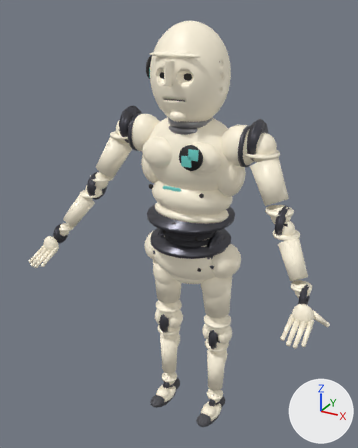
A saved change to the FBX model Assets/Art/Characters/HiPoly/Dummy_Mannequin_Tan_Hier_Hi.fbx.
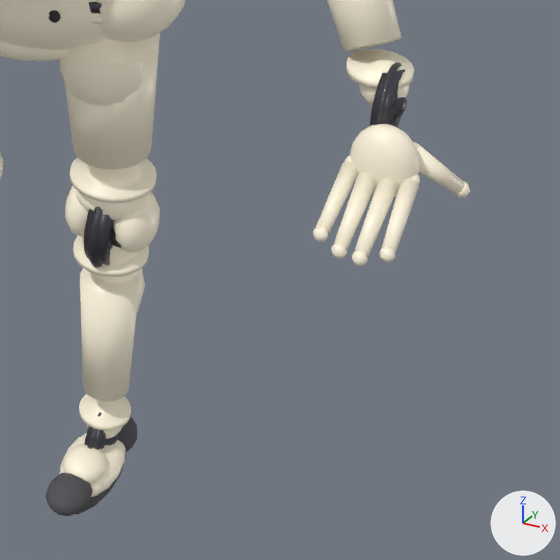
The first picture shows the older version from a 50 mm lens placed at (0.946, -1.821, 1.98), pointed at (-0.019, -0.066, 1.102). The close-ups show the older and then the newer version on the part from 51% to 100% of the width and 59% to 98% of the height of that picture. Only the edits that show in the close-ups are written down. Every picture has the same lights, and +X, +Y and +Z are marked at lower right. Vertices at exactly the same position are counted once.

Names of what the first close-up shows: 'Mesh_Foot_L', 'Mesh_Hand_L', 'Mesh_Hips', 'Mesh_LowerArm_L', 'Mesh_LowerLeg_L', 'Mesh_UpperLeg_L' and 1 more.
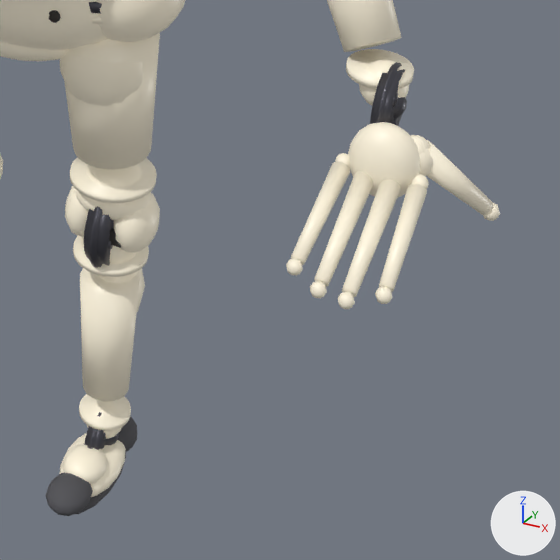
Where the change shows, as pixel boxes [x1, y1, x2, y2] in the close-ups (560 x 560 px; the box of a moved part takes in the faces that stretch with it):
'Mesh_Hand_L', reshaped (36% wider, 21% taller)
    before: [313, 62, 470, 266]
    after: [286, 62, 500, 309]
part 1 of me_sphere_026, added (pale yellow)
    after: [348, 122, 420, 198]
part 2 of me_sphere_026, moved or reshaped
    before: [313, 226, 328, 242]
    after: [286, 258, 303, 276]
part 3 of me_sphere_026, moved or reshaped
    before: [331, 242, 347, 259]
    after: [310, 281, 327, 298]
part 4 of me_sphere_026, moved or reshaped
    before: [352, 250, 368, 266]
    after: [338, 292, 355, 309]
part 5 of me_sphere_026, moved or reshaped
    before: [380, 246, 395, 262]
    after: [375, 286, 393, 304]
part 6 of me_sphere_026, added
    after: [419, 148, 433, 177]
part 7 of me_sphere_026, added
    after: [410, 135, 430, 155]
part 8 of me_sphere_026, moved or reshaped
    before: [455, 181, 470, 198]
    after: [483, 203, 500, 221]
part 9 of me_sphere_026, added (pale yellow)
    after: [291, 162, 350, 265]
part 10 of me_sphere_026, added (pale yellow)
    after: [314, 171, 373, 287]
part 11 of me_sphere_026, added (pale yellow)
    after: [342, 179, 400, 297]
part 12 of me_sphere_026, added (pale yellow)
    after: [379, 183, 427, 292]
part 13 of me_sphere_026, added (pale yellow)
    after: [427, 140, 493, 215]
part 14 of me_sphere_026, deleted (pale yellow)
    before: [417, 143, 464, 194]
part 15 of me_sphere_026, moved or reshaped
    before: [316, 124, 420, 257]
    after: [335, 153, 429, 189]

The edits, one by one:
me_sphere_026 is used by ob_mesh_hand_l; location (0.59, -0.201, 0.985).
me_sphere_026 had 1920 vertices, 1948 faces and spanned x -0.032..0.107, y -0.187..0.048, z -0.103..0.048.
me_sphere_026 now has 1962 vertices, 1998 faces and spans x -0.045..0.141, y -0.245..0.048, z -0.123..0.048.
me_sphere_026 part 1: a new loose piece, a UV sphere (18 segments, 10 rings, poles along z) spanning x -0.026..0.056, y -0.088..-0.028, z -0.09..0.006, in mat_base (pale yellow #fdf3dd).
me_sphere_026 part 2: the loose piece of 26 vertices spanning x -0.032..-0.014, y -0.171..-0.153, z -0.099..-0.081 is moved by (-0.012, -0.05, -0.016).
me_sphere_026 part 3: the loose piece of 26 vertices spanning x -0.006..0.012, y -0.185..-0.167, z -0.103..-0.085 is moved by (-0.004, -0.056, -0.016).
me_sphere_026 part 4: the loose piece of 26 vertices spanning x 0.018..0.036, y -0.187..-0.169, z -0.103..-0.085 is moved by (0.004, -0.057, -0.016).
me_sphere_026 part 5: the loose piece of 26 vertices spanning x 0.044..0.062, y -0.171..-0.153, z -0.099..-0.081 is moved by (0.012, -0.05, -0.016).
me_sphere_026 part 6: a new loose piece, a UV sphere (10 segments, 5 rings, poles along z) spanning x 0.027..0.067, y -0.061..-0.027, z -0.062..-0.014, in mat_base (pale yellow #fdf3dd).
me_sphere_026 part 7: a new loose piece, a UV sphere (16 segments, 8 rings, poles along z) spanning x 0.028..0.062, y -0.059..-0.025, z -0.043..-0.009, in mat_base (pale yellow #fdf3dd).
me_sphere_026 part 8: the loose piece of 26 vertices spanning x 0.087..0.107, y -0.022..-0.002, z -0.092..-0.072 is moved by (0.033, 0.017, -0.03).
me_sphere_026 part 9: a new loose piece of 20 vertices spanning x -0.042..-0.019, y -0.206..-0.071, z -0.111..-0.046, in mat_base (pale yellow #fdf3dd).
me_sphere_026 part 10: a new loose piece of 20 vertices spanning x -0.011..0.011, y -0.225..-0.076, z -0.114..-0.046, in mat_base (pale yellow #fdf3dd).
me_sphere_026 part 11: a new loose piece of 20 vertices spanning x 0.019..0.041, y -0.228..-0.077, z -0.114..-0.046, in mat_base (pale yellow #fdf3dd).
me_sphere_026 part 12: a new loose piece of 20 vertices spanning x 0.049..0.072, y -0.206..-0.071, z -0.111..-0.046, in mat_base (pale yellow #fdf3dd).
me_sphere_026 part 13: a new loose piece of 20 vertices spanning x 0.037..0.132, y -0.056..0.011, z -0.114..-0.018, in mat_base (pale yellow #fdf3dd).
me_sphere_026 part 14: the loose piece of 20 vertices spanning x 0.031..0.099, y -0.05..-0.005, z -0.086..-0.026 is deleted.
me_sphere_026 part 15: 4 vertices moved within x -0.025..0.055, y -0.074..-0.058, z -0.049..-0.043; 687 vertices removed from x -0.03..0.06, y -0.174..-0.03, z -0.099..0.004; 443 vertices added at x -0.039..0.069, y -0.082..-0.056, z -0.065..-0.043.
Other edits to the shape of me_sphere_026 do not show in these pictures.
